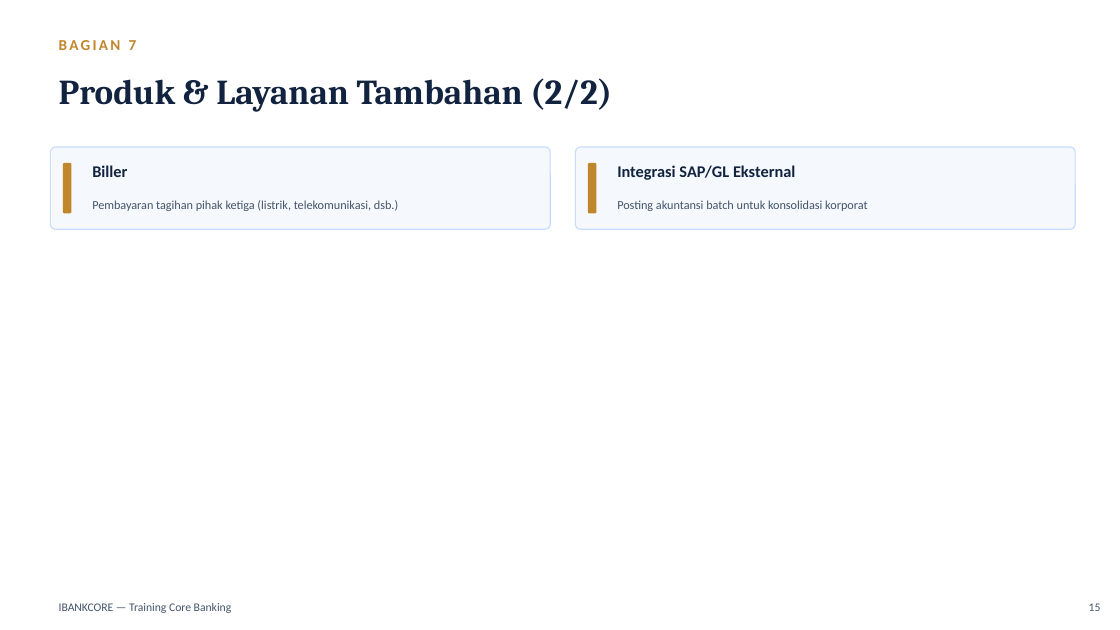
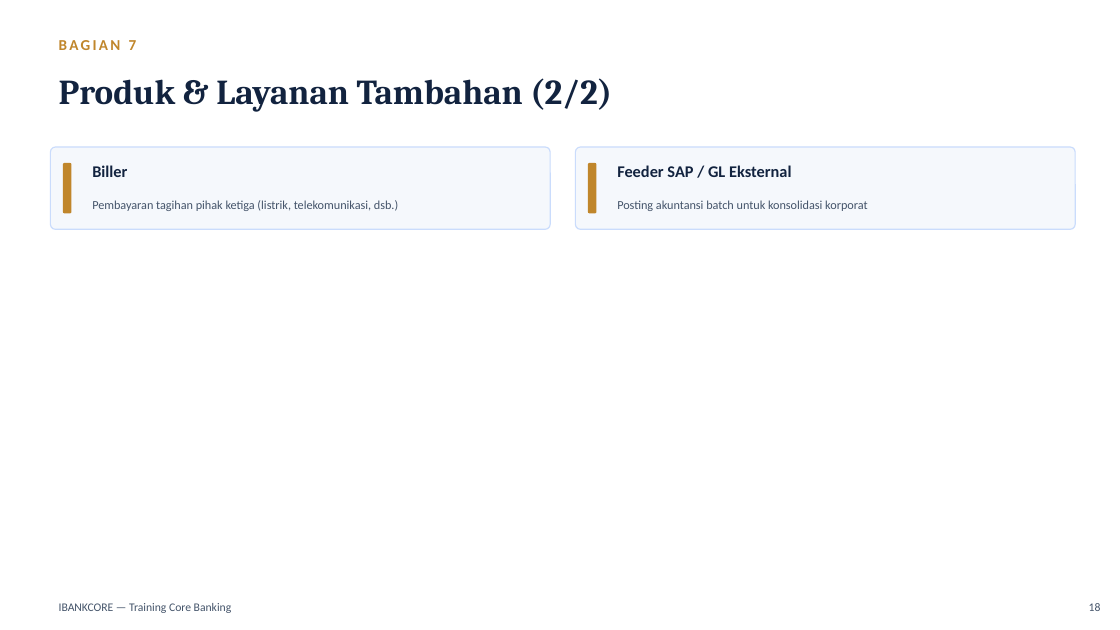
Before and after one commit to wisnu/ibankcore-training-materials, a slide deck: slide 18 of deployments/cgs-pos/dist/materi_training_ibankcore.pptx (slide 15 before the commit). Drawn at 1120x630 pixels with LibreOffice and Linux fonts; fonts in the diff are those of the drawing. Boxes give left, top, right and bottom in pixels: in the first picture for what was removed or moved away, otherwise in the second. Text is boxed around its words. In the diff, an @@ line names an element or a change of style, - is before the commit and + after.

```diff
--- a/deployments/cgs-pos/dist/materi_training_ibankcore.pptx
+++ b/deployments/cgs-pos/dist/materi_training_ibankcore.pptx
@@ text at (x1=617, y1=165, x2=791, y2=177): text changed @@
-Integrasi SAP/GL Eksternal
+Feeder SAP / GL Eksternal
@@ text at (x1=1089, y1=603, x2=1101, y2=611): text changed @@
-15
+18
```
Also in this commit, not shown: 14 other slides changed, 3 slides added, 9 other files.
